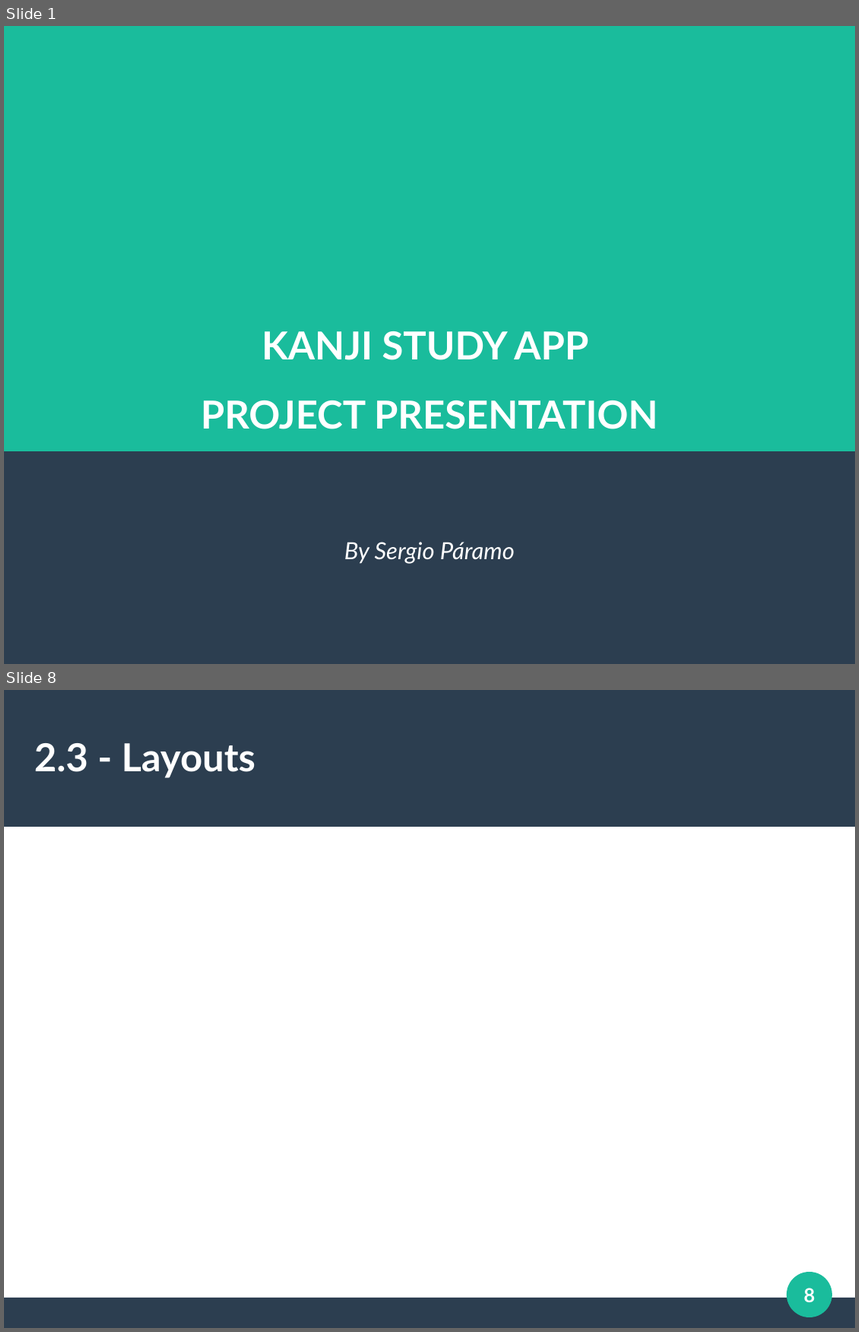
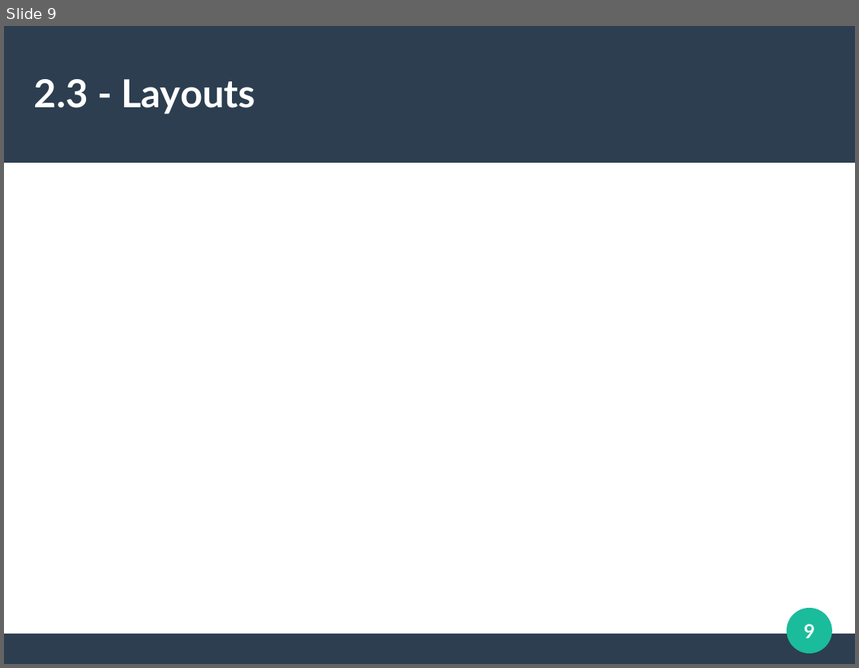
Before and after one commit to sergioparamo/kanjistudy, a slide deck: description/KanjiStudyPresentation.odp. Shown one above the other, each under a label of ours: slides 1 and 8 before the commit, slide 9 after it; the slides between them are not shown. The pictures are 859x1332 and 859x668 pixels, drawn with LibreOffice and Linux fonts; fonts in the diff are those of the drawing. Boxes give left, top, right and bottom in pixels: in the first picture for what was removed or moved away, otherwise in the second. Text is boxed around its words. In the diff, an @@ line names an element or a change of style, - is before the commit and + after.

```diff
--- a/description/KanjiStudyPresentation.odp
+++ b/description/KanjiStudyPresentation.odp
@@ slide 1 removed at bbox=[4, 26, 855, 664], background #2C3E50 @@
@@ rectangle removed at bbox=[4, 26, 855, 452] @@
@@ title removed at bbox=[201, 332, 658, 430] @@
-KANJI STUDY APP
-PROJECT PRESENTATION
@@ subtitle removed at bbox=[344, 542, 515, 564] @@
-By Sergio Páramo
@@ what was slide 8 is now slide 9 @@
@@ page number at bbox=[804, 624, 816, 639]: text changed @@
-8
+9
```
Also in this commit, not shown: 3 slides changed, 5 slides added, 3 other slides removed, 15 other files.
